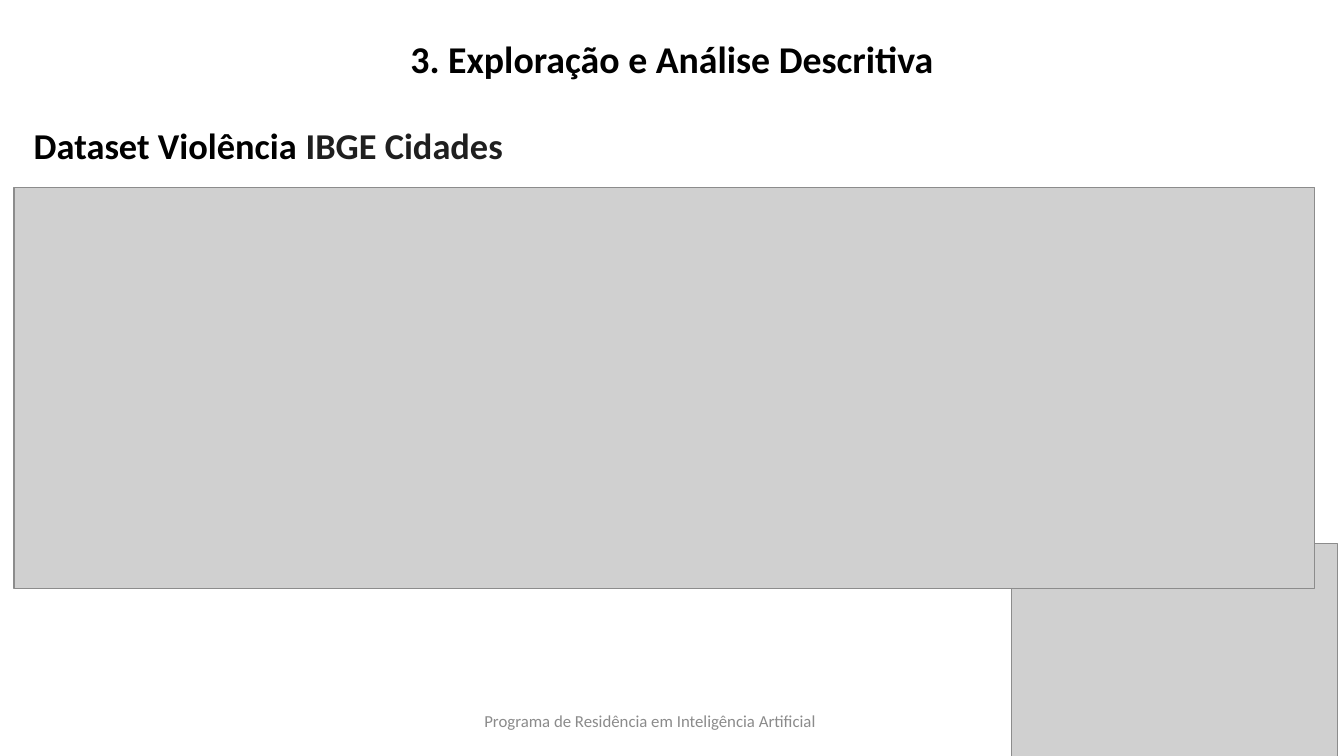
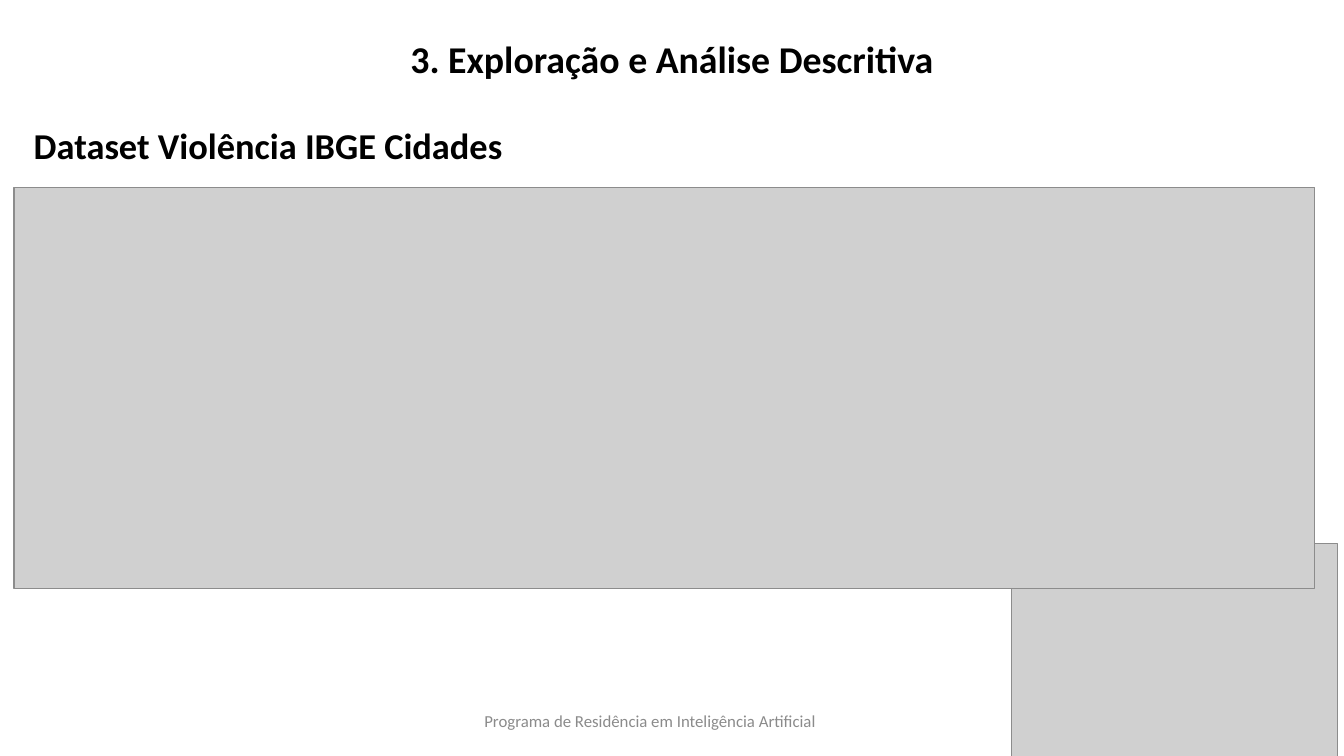
Before and after one commit to millercylindricalprojection/ATIVIDADE-AVALIATIVA-Big-Data-e-Minera-o-de-Dados, a slide deck: slide 13 of apresentacao e trabalhoDados/apresentacao.PPTX (slide 9 before the commit). Drawn at 1344x756 pixels with LibreOffice and Linux fonts; fonts in the diff are those of the drawing; grey boxes stand for pictures; background and template pictures are left out. Boxes give left, top, right and bottom in pixels: in the first picture for what was removed or moved away, otherwise in the second. Text is boxed around its words. In the diff, an @@ line names an element or a change of style, - is before the commit and + after.

```diff
--- a/apresentacao e trabalhoDados/apresentacao.PPTX
+++ b/apresentacao e trabalhoDados/apresentacao.PPTX
@@ text "Dataset Violência IBGE Cidades" at [34, 133, 502, 160]: text colour #1F1F1F to #000000 in "IBGE Cidades" @@
```
Also in this commit, not shown: 8 other slides changed, 16 slides added.
